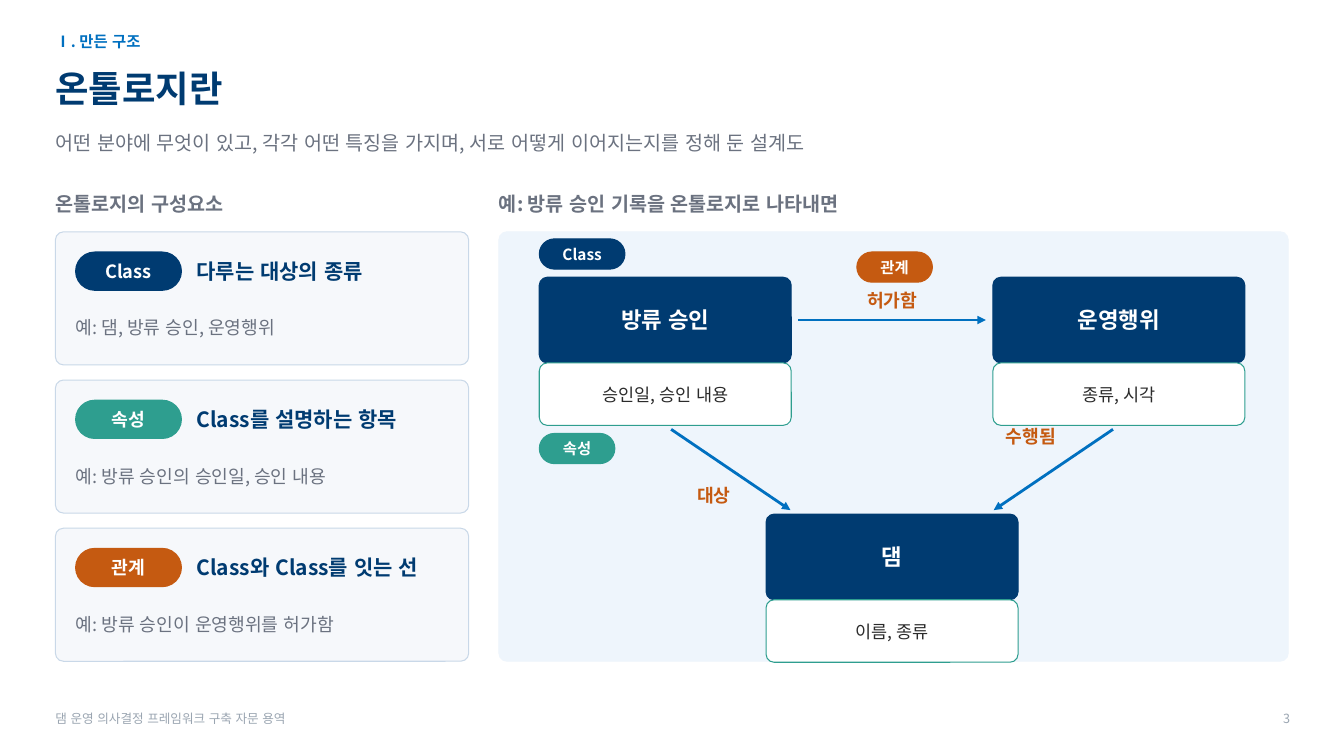
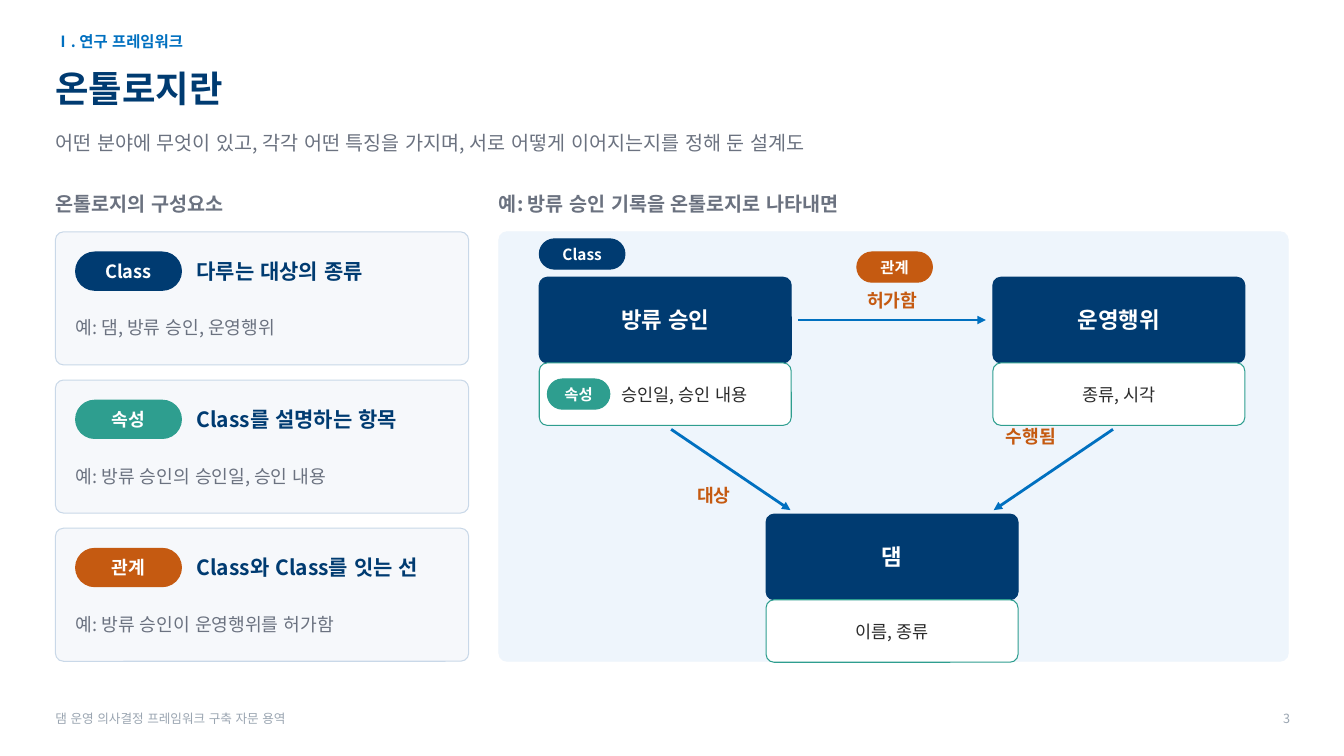
Before and after one commit to mkm1119/KGRAG-LLM, a slide deck: slide 3 of project_khnp/2026.11.26_한강수력본부_발표자료_초안.pptx. Drawn at 1344x756 pixels with LibreOffice and Linux fonts; fonts in the diff are those of the drawing; background and template pictures are left out. Boxes give left, top, right and bottom in pixels: in the first picture for what was removed or moved away, otherwise in the second. Text is boxed around its words. In the diff, an @@ line names an element or a change of style, - is before the commit and + after.

```diff
--- a/project_khnp/2026.11.26_한강수력본부_발표자료_초안.pptx
+++ b/project_khnp/2026.11.26_한강수력본부_발표자료_초안.pptx
@@ text at (x1=55, y1=34, x2=183, y2=49): text changed @@
-Ⅰ. 만든 구조
+Ⅰ. 연구 프레임워크
@@ text "승인일, 승인 내용" moved from (x1=602, y1=386, x2=728, y2=404) to (x1=622, y1=386, x2=748, y2=404) @@
@@ text "속성" moved from (x1=563, y1=441, x2=591, y2=456) to (x1=564, y1=387, x2=592, y2=402) @@
@@ rounded rectangle resized from (x1=539, y1=434, x2=615, y2=464) to (x1=547, y1=379, x2=610, y2=409) @@
```
Also in this commit, not shown: 12 other slides changed, 1 slide added, 1 slide removed, 3 other files.
